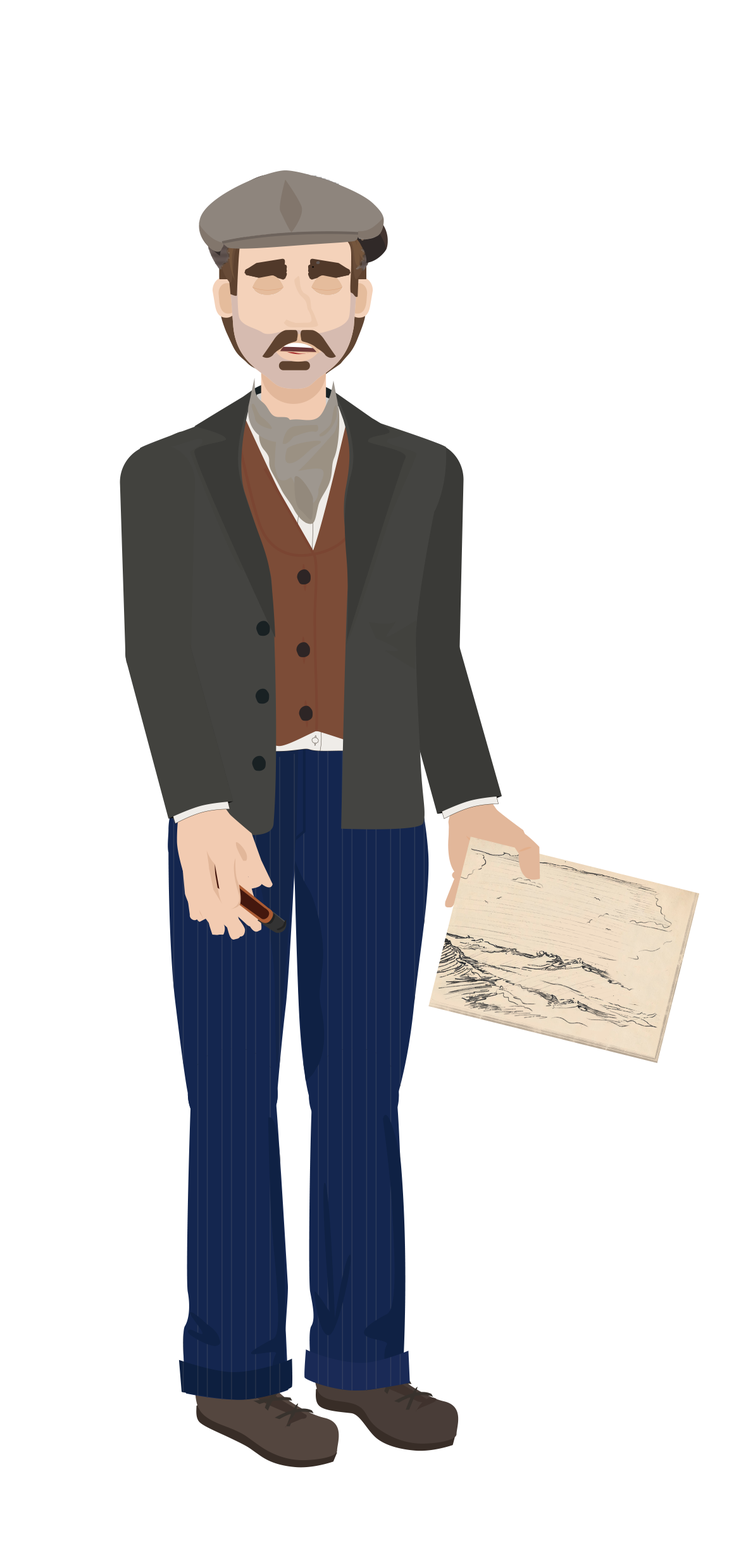
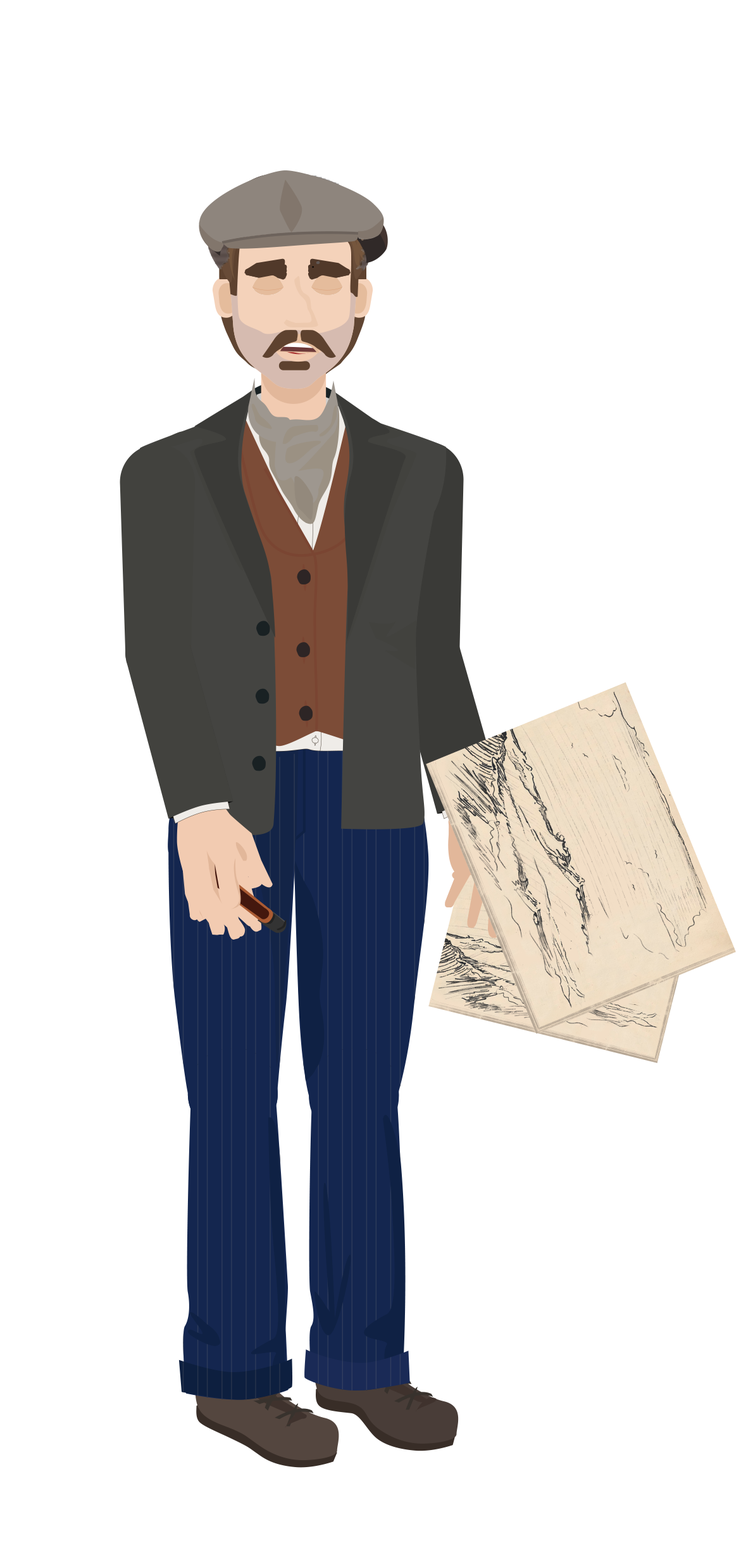
Layers edited between the first and the second w=753, h=1545 image:
added layer "Back_Sketchbook" above "Back_ForeArm_C1" over (426, 681, 737, 1034)
